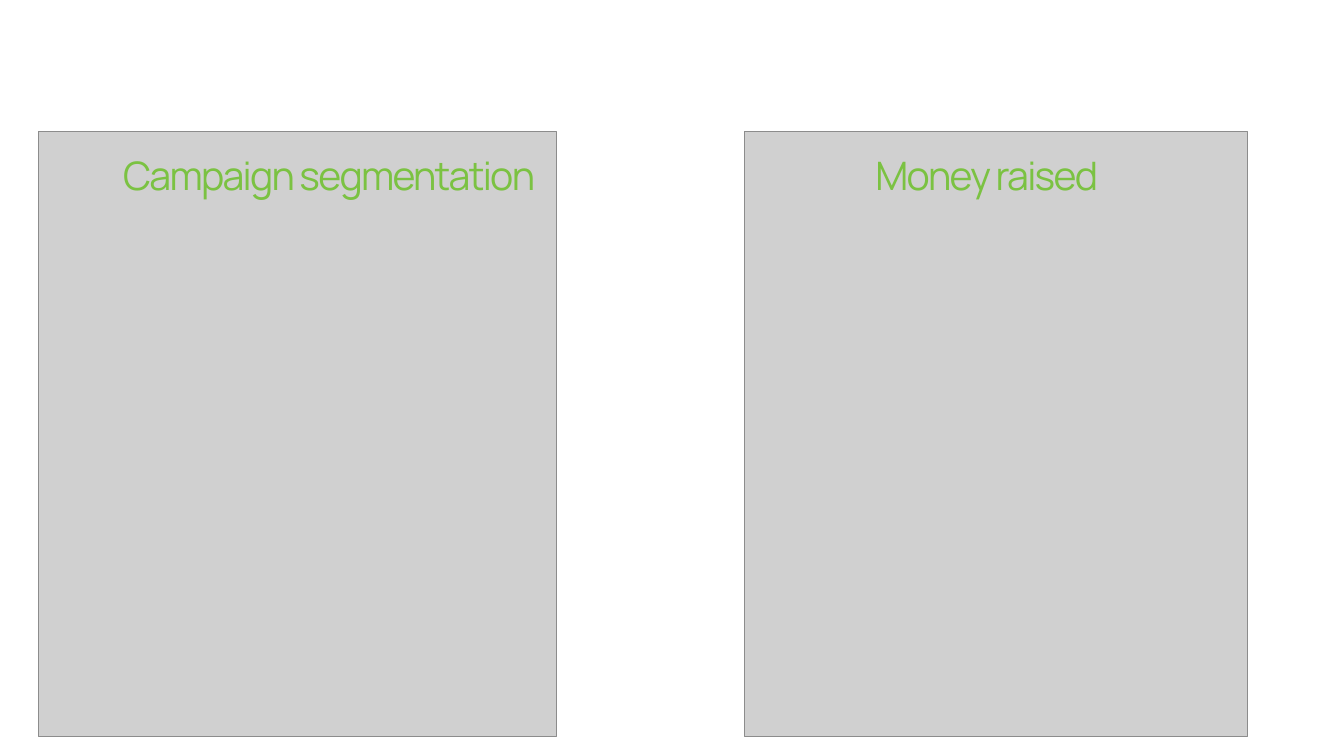
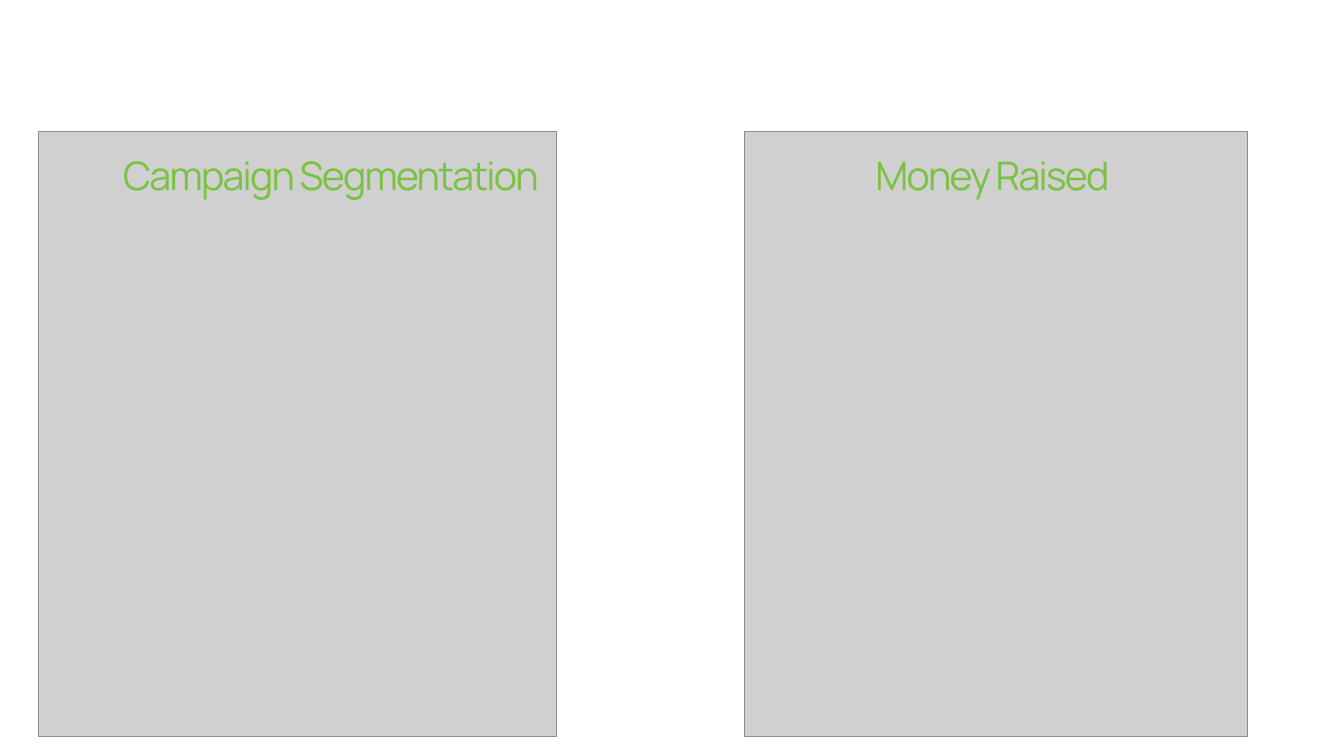
Before and after one commit to etoister/Kickstarter, a slide deck: slide 5 of updated KO.pptx. Drawn at 1344x756 pixels with LibreOffice and Linux fonts; fonts in the diff are those of the drawing; grey boxes stand for pictures. Boxes give left, top, right and bottom in pixels: in the first picture for what was removed or moved away, otherwise in the second. Text is boxed around its words. In the diff, an @@ line names an element or a change of style, - is before the commit and + after.

```diff
--- a/updated KO.pptx
+++ b/updated KO.pptx
@@ title at [123, 161, 538, 200]: text changed @@
-Campaign segmentation
+Campaign Segmentation
@@ text at [875, 161, 1110, 200]: text changed @@
-Money raised
+Money Raised
```
Also in this commit, not shown: 5 other slides changed, 1 slide added, 2 other files.
